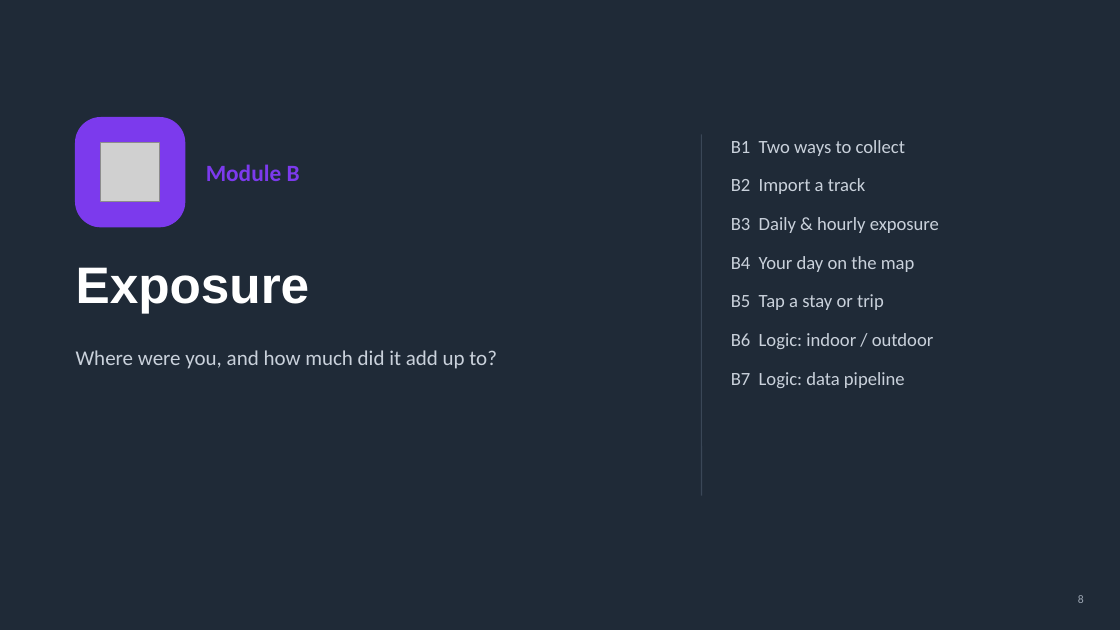
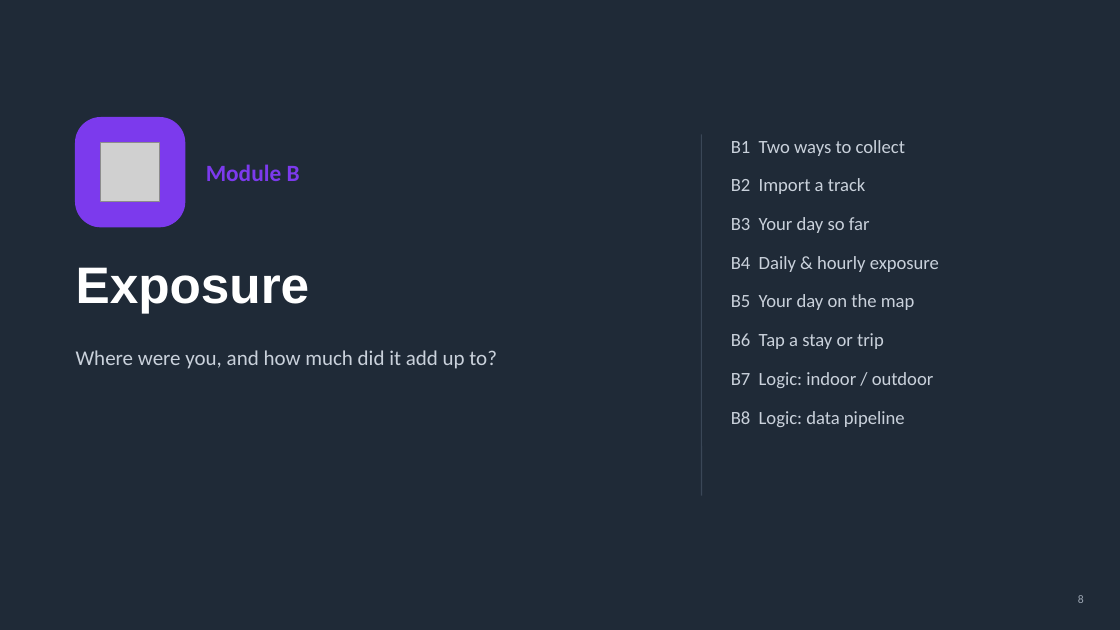
Before and after one commit to MungTsz/heat_alert_app, a slide deck: slide 8 of Claude outputs/Heat_Alert_App_Demo.pptx. Drawn at 1120x630 pixels with LibreOffice and Linux fonts; fonts in the diff are those of the drawing; grey boxes stand for pictures. Boxes give left, top, right and bottom in pixels: in the first picture for what was removed or moved away, otherwise in the second. Text is boxed around its words. In the diff, an @@ line names an element or a change of style, - is before the commit and + after.

```diff
--- a/Claude outputs/Heat_Alert_App_Demo.pptx
+++ b/Claude outputs/Heat_Alert_App_Demo.pptx
@@ text at (731,217,939,427): text changed @@
-B3 Daily & hourly exposure
-B4 Your day on the map
-B5 Tap a stay or trip
-B6 Logic: indoor / outdoor
-B7 Logic: data pipeline
+B3 Your day so far
+B4 Daily & hourly exposure
+B5 Your day on the map
+B6 Tap a stay or trip
+B7 Logic: indoor / outdoor
+B8 Logic: data pipeline
```
Also in this commit, not shown: 7 other slides changed, 1 slide added, 7 other files.
